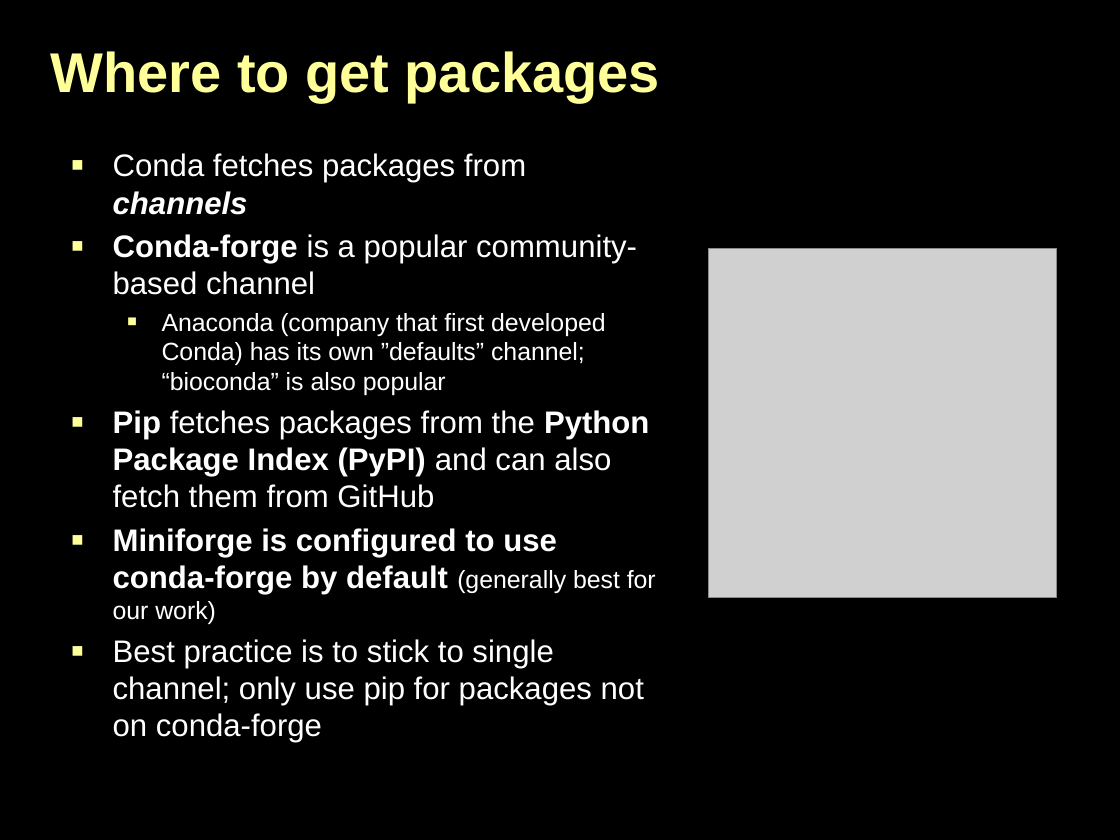
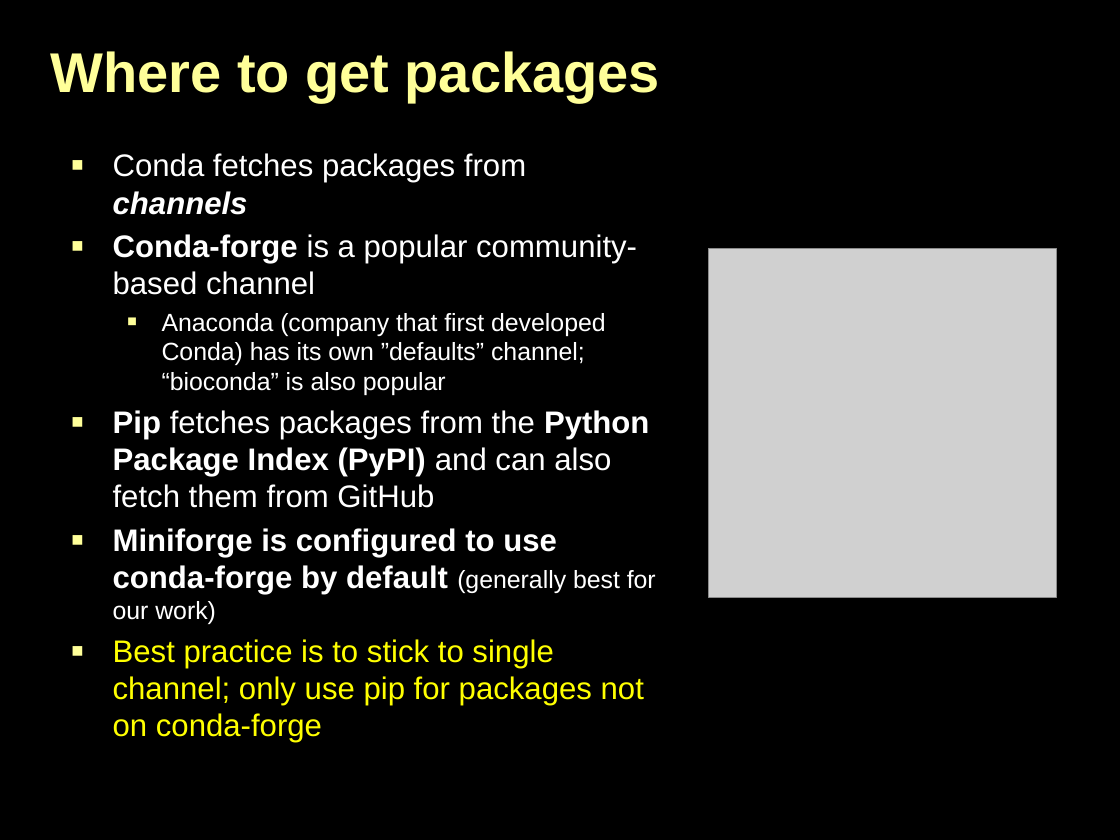
Before and after one commit to DOI-USGS/python-for-hydrology, a slide deck: slide 17 of powerpoint_presentations/PythonOverview.pptx. Drawn at 1120x840 pixels with LibreOffice and Linux fonts; fonts in the diff are those of the drawing; grey boxes stand for pictures; background and template pictures are left out. Boxes give left, top, right and bottom in pixels: in the first picture for what was removed or moved away, otherwise in the second. Text is boxed around its words. In the diff, an @@ line names an element or a change of style, - is before the commit and + after.

```diff
--- a/powerpoint_presentations/PythonOverview.pptx
+++ b/powerpoint_presentations/PythonOverview.pptx
@@ text at [113,639,644,743]: text colour #FFFFFF to #FFFF00 in "Best practice is to stick to single ..." @@
```
Also in this commit, not shown: 7 other slides changed.
